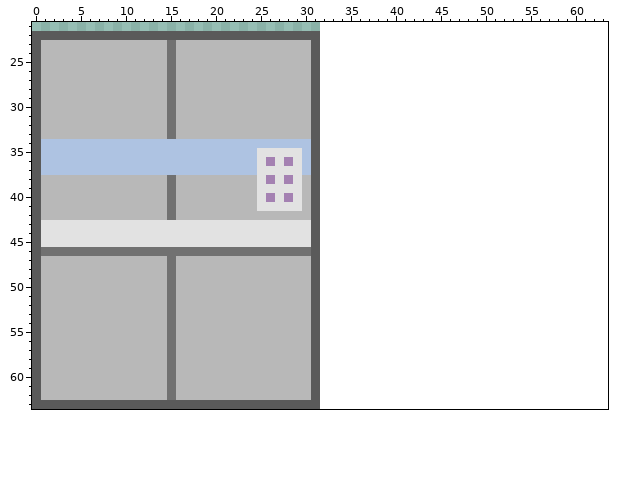
Edited in one commit: pixel-art file (Assets/Artwork/Lift.aseprite). The first picture shows the starting point.
32x64 pixels, 1 frame. Shown: x 0..63, y 21..63. The old version is drawn lined up with the new one, on the new canvas.
And afterwards:
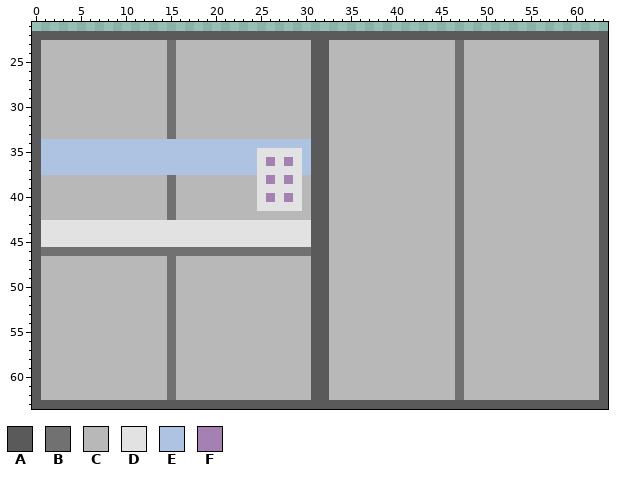
Palette (. is transparent): A #5a5a5a  B #717171  C #b8b8b8  D #e2e2e2  E #aec3e2  F #a481b2
Commit: Added closed door on lift
From old to new:
canvas 32x64 -> 64x64
@@ x 30..63 @@
 21 ..................................
-22 AA................................
-23 CA................................
-24 CA................................
-25 CA................................
-26 CA................................
-27 CA................................
-28 CA................................
-29 CA................................
-30 CA................................
-31 CA................................
-32 CA................................
-33 CA................................
-34 EA................................
-35 EA................................
-36 EA................................
-37 EA................................
-38 CA................................
-39 CA................................
-40 CA................................
-41 CA................................
-42 CA................................
-43 DA................................
-44 DA................................
-45 DA................................
-46 BA................................
-47 CA................................
-48 CA................................
-49 CA................................
-50 CA................................
-51 CA................................
-52 CA................................
-53 CA................................
-54 CA................................
-55 CA................................
-56 CA................................
-57 CA................................
-58 CA................................
-59 CA................................
-60 CA................................
-61 CA................................
-62 CA................................
-63 AA................................
+22 AAAAAAAAAAAAAAAAAAAAAAAAAAAAAAAAAA
+23 CAACCCCCCCCCCCCCCBCCCCCCCCCCCCCCCA
+24 CAACCCCCCCCCCCCCCBCCCCCCCCCCCCCCCA
+25 CAACCCCCCCCCCCCCCBCCCCCCCCCCCCCCCA
+26 CAACCCCCCCCCCCCCCBCCCCCCCCCCCCCCCA
+27 CAACCCCCCCCCCCCCCBCCCCCCCCCCCCCCCA
+28 CAACCCCCCCCCCCCCCBCCCCCCCCCCCCCCCA
+29 CAACCCCCCCCCCCCCCBCCCCCCCCCCCCCCCA
+30 CAACCCCCCCCCCCCCCBCCCCCCCCCCCCCCCA
+31 CAACCCCCCCCCCCCCCBCCCCCCCCCCCCCCCA
+32 CAACCCCCCCCCCCCCCBCCCCCCCCCCCCCCCA
+33 CAACCCCCCCCCCCCCCBCCCCCCCCCCCCCCCA
+34 EAACCCCCCCCCCCCCCBCCCCCCCCCCCCCCCA
+35 EAACCCCCCCCCCCCCCBCCCCCCCCCCCCCCCA
+36 EAACCCCCCCCCCCCCCBCCCCCCCCCCCCCCCA
+37 EAACCCCCCCCCCCCCCBCCCCCCCCCCCCCCCA
+38 CAACCCCCCCCCCCCCCBCCCCCCCCCCCCCCCA
+39 CAACCCCCCCCCCCCCCBCCCCCCCCCCCCCCCA
+40 CAACCCCCCCCCCCCCCBCCCCCCCCCCCCCCCA
+41 CAACCCCCCCCCCCCCCBCCCCCCCCCCCCCCCA
+42 CAACCCCCCCCCCCCCCBCCCCCCCCCCCCCCCA
+43 DAACCCCCCCCCCCCCCBCCCCCCCCCCCCCCCA
+44 DAACCCCCCCCCCCCCCBCCCCCCCCCCCCCCCA
+45 DAACCCCCCCCCCCCCCBCCCCCCCCCCCCCCCA
+46 BAACCCCCCCCCCCCCCBCCCCCCCCCCCCCCCA
+47 CAACCCCCCCCCCCCCCBCCCCCCCCCCCCCCCA
+48 CAACCCCCCCCCCCCCCBCCCCCCCCCCCCCCCA
+49 CAACCCCCCCCCCCCCCBCCCCCCCCCCCCCCCA
+50 CAACCCCCCCCCCCCCCBCCCCCCCCCCCCCCCA
+51 CAACCCCCCCCCCCCCCBCCCCCCCCCCCCCCCA
+52 CAACCCCCCCCCCCCCCBCCCCCCCCCCCCCCCA
+53 CAACCCCCCCCCCCCCCBCCCCCCCCCCCCCCCA
+54 CAACCCCCCCCCCCCCCBCCCCCCCCCCCCCCCA
+55 CAACCCCCCCCCCCCCCBCCCCCCCCCCCCCCCA
+56 CAACCCCCCCCCCCCCCBCCCCCCCCCCCCCCCA
+57 CAACCCCCCCCCCCCCCBCCCCCCCCCCCCCCCA
+58 CAACCCCCCCCCCCCCCBCCCCCCCCCCCCCCCA
+59 CAACCCCCCCCCCCCCCBCCCCCCCCCCCCCCCA
+60 CAACCCCCCCCCCCCCCBCCCCCCCCCCCCCCCA
+61 CAACCCCCCCCCCCCCCBCCCCCCCCCCCCCCCA
+62 CAACCCCCCCCCCCCCCBCCCCCCCCCCCCCCCA
+63 AAAAAAAAAAAAAAAAAAAAAAAAAAAAAAAAAA
Boxes around the changes in both pictures, in picture pixels (x1, y1, x2, y2):
added: (320, 31, 608, 409)
